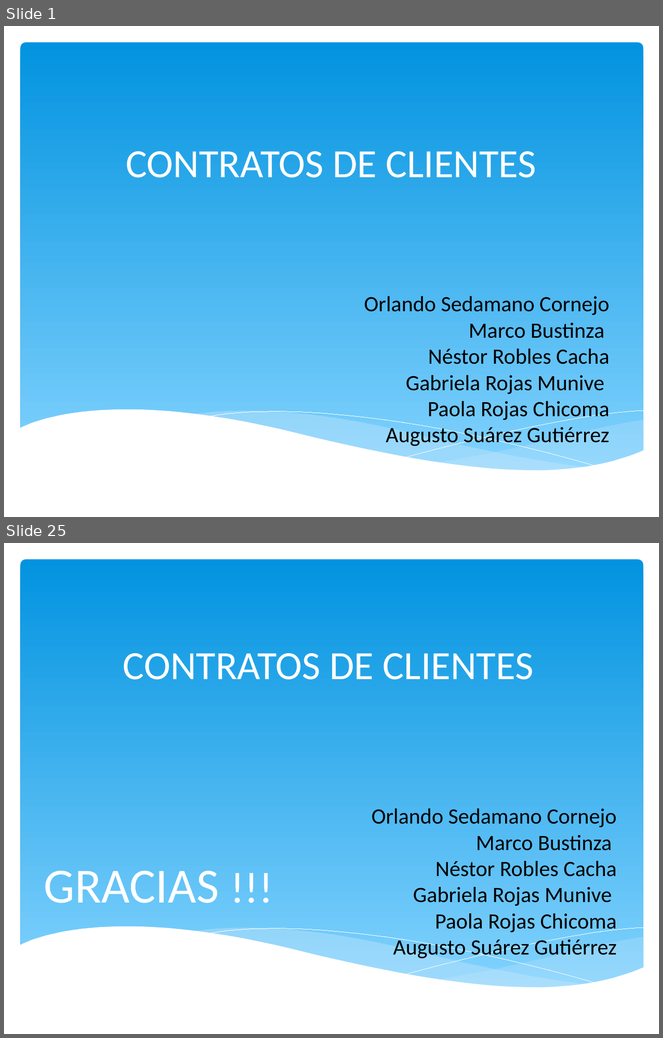
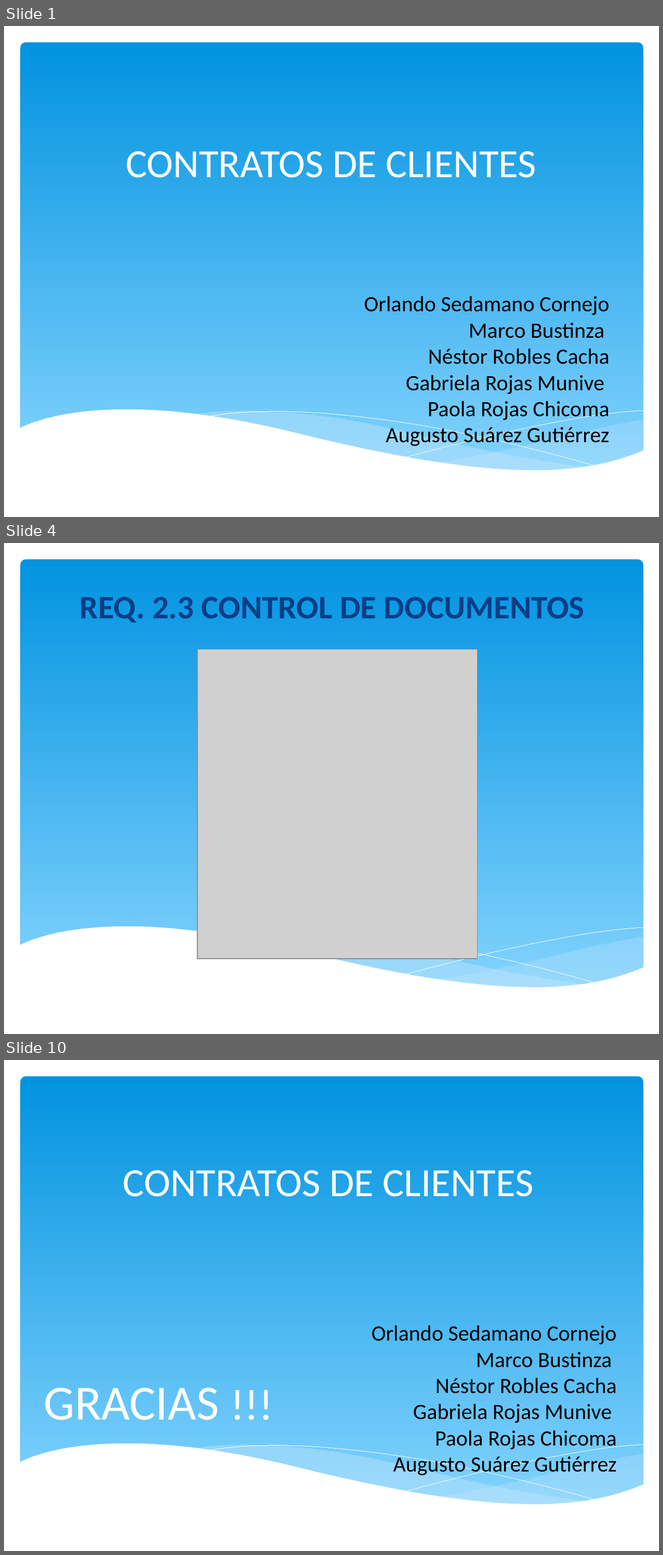
Before and after one commit to orlysemperfi/tp3-contratos-clientes, a slide deck: ITERACION 5/SUSBITERACION 4/PPT TP3 PRES04.pptx. Shown one above the other, each under a label of ours: slides 1 and 25 before the commit, slides 1, 4 and 10 after it; the slides between them are not shown. The pictures are 663x1038 and 663x1555 pixels, drawn with LibreOffice and Linux fonts; fonts in the diff are those of the drawing; grey boxes stand for pictures; background and template pictures are left out. Boxes give left, top, right and bottom in pixels: in the first picture for what was removed or moved away, otherwise in the second. Text is boxed around its words. In the diff, an @@ line names an element or a change of style, - is before the commit and + after.

```diff
--- a/ITERACION 5/SUSBITERACION 4/PPT TP3 PRES04.pptx
+++ b/ITERACION 5/SUSBITERACION 4/PPT TP3 PRES04.pptx
@@ slide 4 added at (4,543,659,1034), background picture (left out); not listed: 6 template elements that a slide beside it also shows @@
@@ title added at (80,597,585,623), 36 pt, text #073E87, bold @@
+REQ. 2.3 CONTROL DE DOCUMENTOS
@@ picture added at (197,649,477,959) @@
@@ what was slide 25 is now slide 10 @@
```
Also in this commit, not shown: 1 slide changed, 6 other slides added, 22 slides removed.
